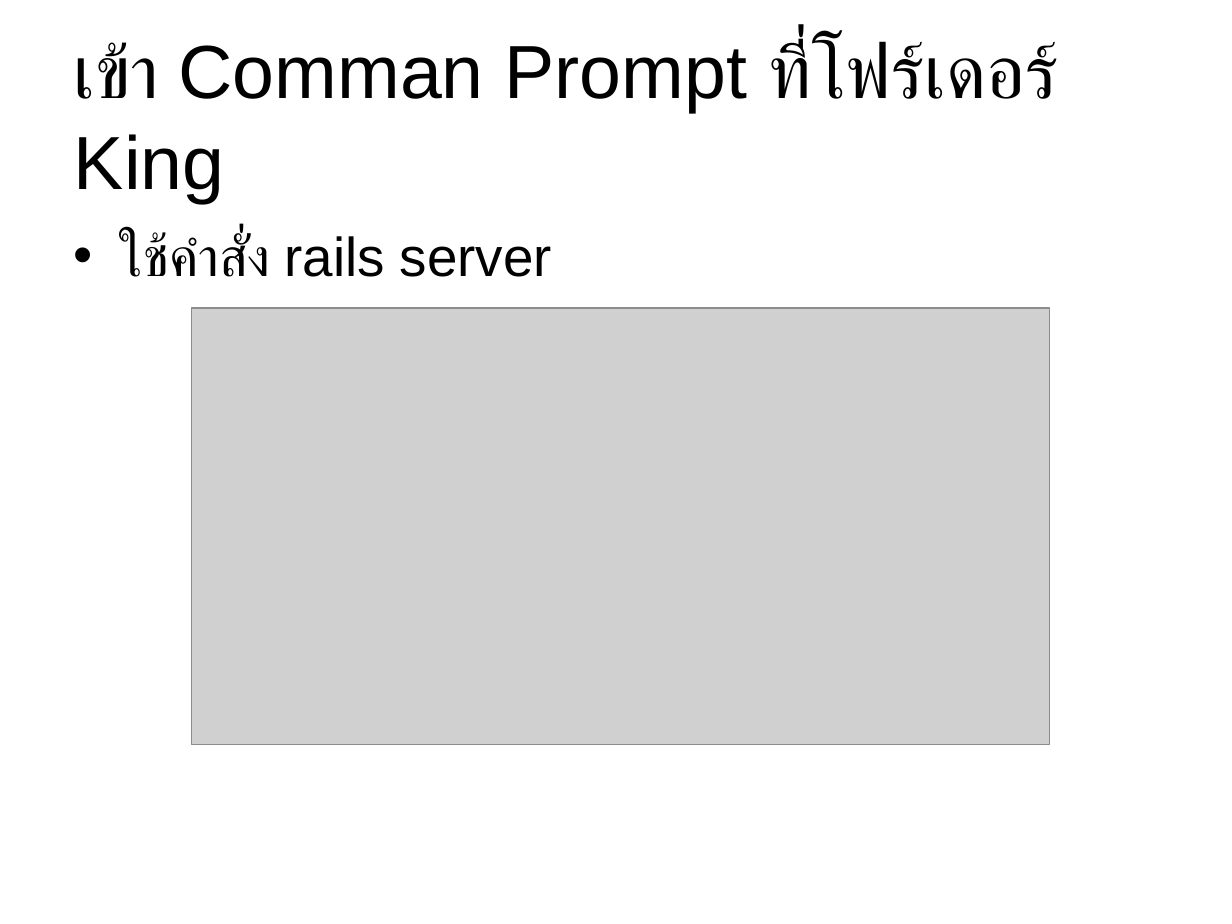
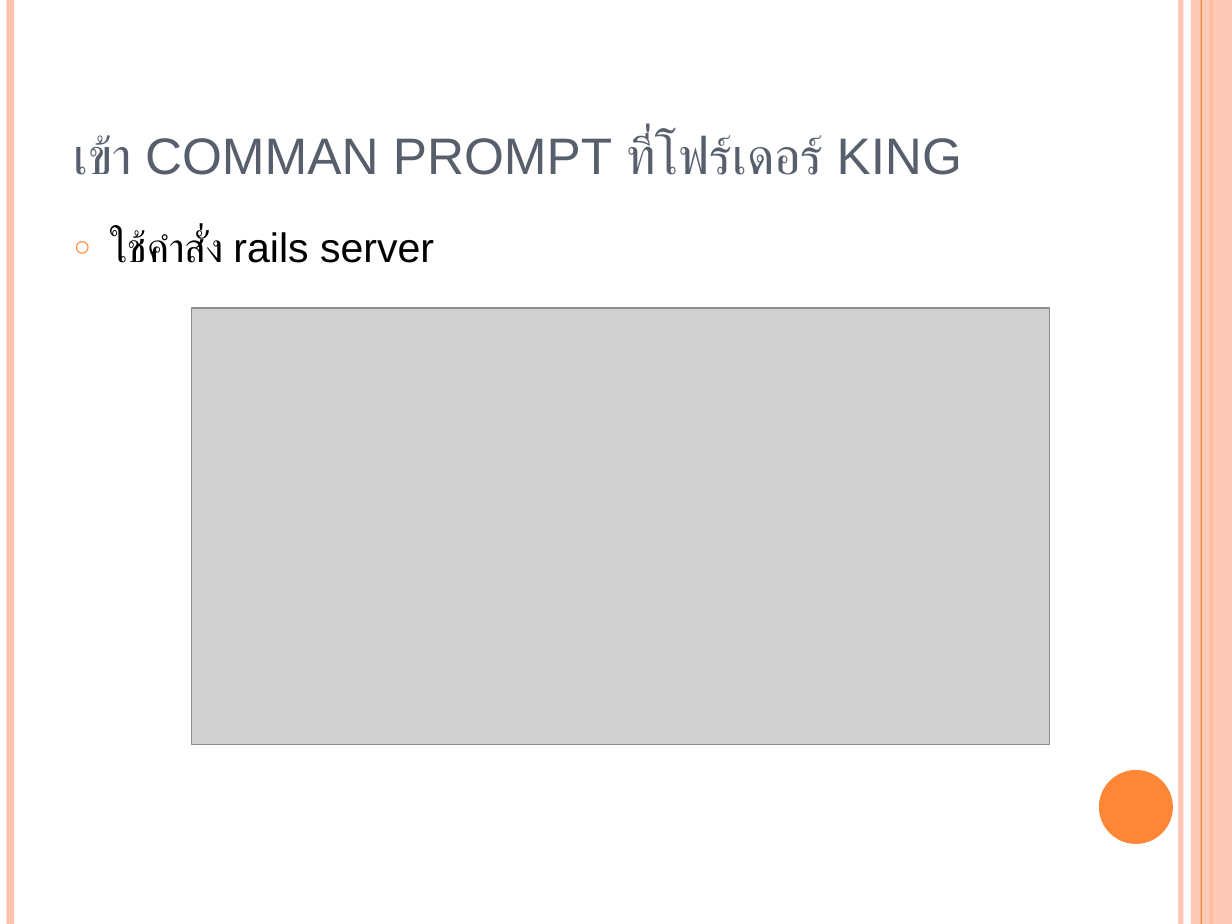
Before and after one commit to Mittapap/interview_rails, a slide deck: slide 5 of presentation.ppt. Drawn at 1232x924 pixels with LibreOffice and Linux fonts; fonts in the diff are those of the drawing; grey boxes stand for pictures. Boxes give left, top, right and bottom in pixels: in the first picture for what was removed or moved away, otherwise in the second. Text is boxed around its words. In the diff, an @@ line names an element or a change of style, - is before the commit and + after.

```diff
--- a/presentation.ppt
+++ b/presentation.ppt
@@ line added from (10, 0) to (10, 924), #FEC3AE 4.51 pt @@
@@ line added from (1180, 0) to (1180, 924), #FEC3AE 3 pt @@
@@ rectangle added at bbox=[1191, 0, 1232, 924], fill #FEC3AE at 87% opacity @@
@@ line added from (1201, 0) to (1201, 924), #FE8637 0.74 pt @@
@@ line added from (1211, 0) to (1211, 924), #FE8637 1.5 pt @@
@@ title "เข้า COMMAN PROMPT ที่โฟร์เดอร์ KING" at bbox=[74, 134, 962, 175]: vertical alignment middle to bottom @@
@@ title at bbox=[74, 134, 962, 175]: text changed; size 44 to 30 pt; text colour #000000 to #575F6D @@
-เข้า Comman Prompt ที่โฟร์เดอร์ King
+เข้า COMMAN PROMPT ที่โฟร์เดอร์ KING
@@ text "ใช้คำสั่ง rails server" at bbox=[110, 230, 434, 263]: size 32 to 24 pt; bullet • to ○; less space between paragraphs; bullet colour #000000 to #FE8637 @@
@@ ellipse added at bbox=[1099, 770, 1173, 844], fill #FE8637 @@
```
Also in this commit, not shown: 13 other slides changed, 5 slides added, 1 slide removed.
